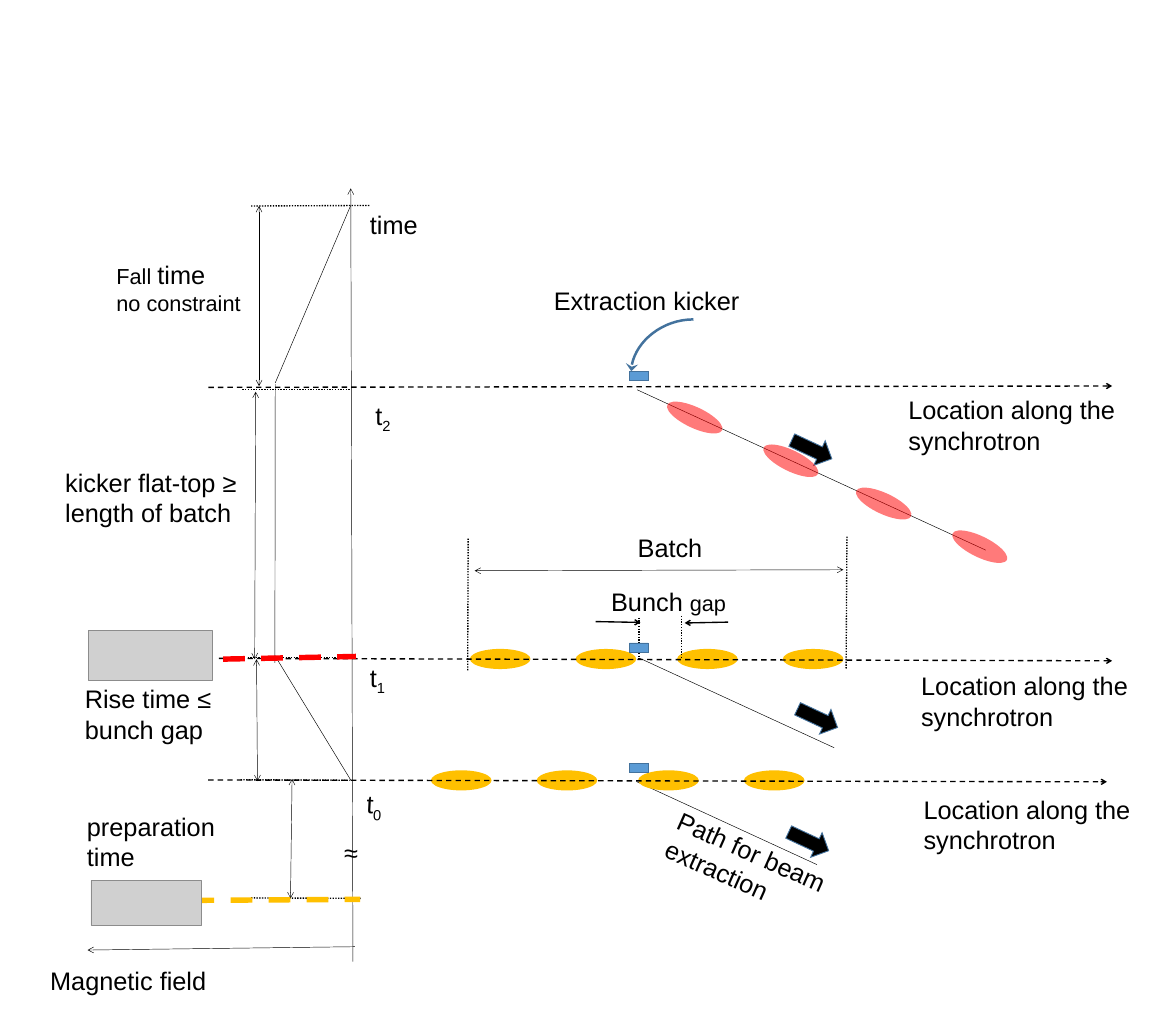
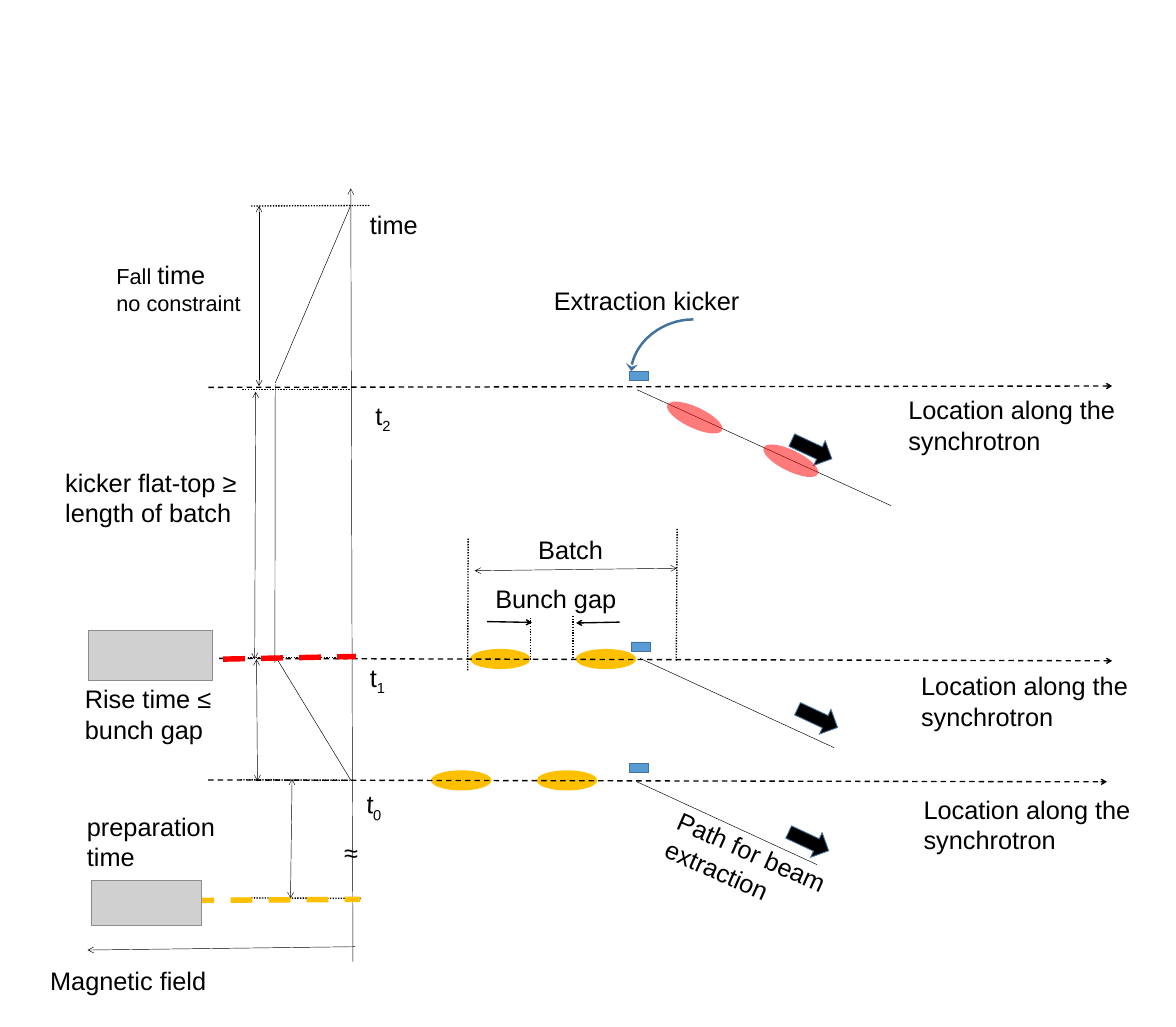
Before and after one commit to baijiaoni/PhD-thesis, a slide deck: slide 1 of images/rise_flattop_fall.pptx. Drawn at 1176x1027 pixels with LibreOffice and Linux fonts; fonts in the diff are those of the drawing; grey boxes stand for pictures. Boxes give left, top, right and bottom in pixels: in the first picture for what was removed or moved away, otherwise in the second. Text is boxed around its words. In the diff, an @@ line names an element or a change of style, - is before the commit and + after.

```diff
--- a/images/rise_flattop_fall.pptx
+++ b/images/rise_flattop_fall.pptx
@@ line moved from (637, 389) - (986, 550) to (637, 389) - (891, 505) @@
@@ ellipse removed at <box>852,481,916,526</box> @@
@@ text "Batch": place and size @@
-text "Batch" at <box>638,538,703,558</box>
+text "Batch" at <box>538,540,603,560</box>
@@ line moved from (847, 537) - (846, 668) to (677, 529) - (677, 660) @@
@@ ellipse removed at <box>948,524,1011,569</box> @@
@@ double arrow moved from (475, 570) - (843, 570) to (475, 570) - (677, 568) @@
@@ text "Bunch gap": place and size @@
-text "Bunch gap" at <box>611,592,726,615</box>
+text "Bunch gap" at <box>495,589,616,614</box>
@@ text "Bunch gap" at <box>495,589,616,614</box>: size 24 to 28 pt in "gap" @@
@@ 2 lines, 2 arrows: place and size @@
-2 lines, 2 arrows at <box>596,616,728,660</box>
+2 lines, 2 arrows at <box>487,616,620,660</box>
@@ ellipse removed at <box>677,649,738,669</box> @@
@@ ellipse removed at <box>783,649,843,669</box> @@
@@ ellipse removed at <box>638,770,699,791</box> @@
@@ ellipse removed at <box>744,770,804,791</box> @@
```
Also in this commit, not shown: 42 other files.
